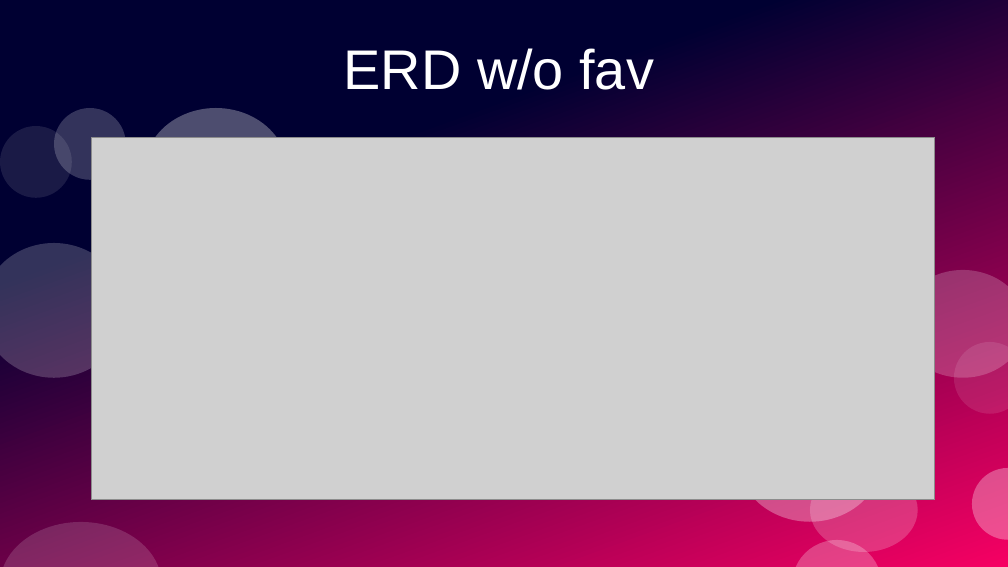
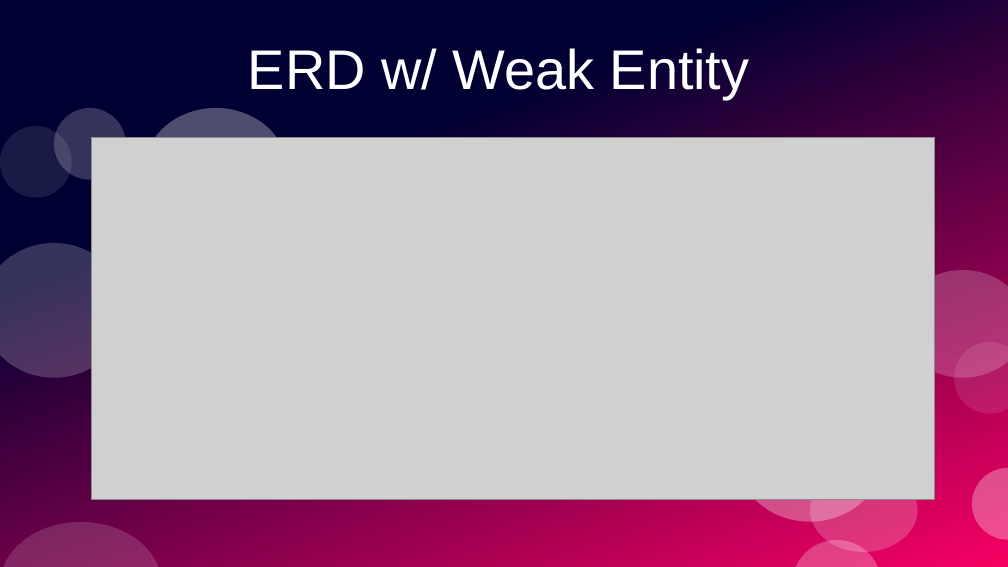
Before and after one commit to PrototypeProto/COP_4331_Small-Project, a slide deck: slide 14 of Pres.pptx (slide 9 before the commit). Drawn at 1008x567 pixels with LibreOffice and Linux fonts; fonts in the diff are those of the drawing; grey boxes stand for pictures. Boxes give left, top, right and bottom in pixels: in the first picture for what was removed or moved away, otherwise in the second. Text is boxed around its words. In the diff, an @@ line names an element or a change of style, - is before the commit and + after.

```diff
--- a/Pres.pptx
+++ b/Pres.pptx
@@ title at [248, 48, 750, 99]: text changed @@
-ERD w/o fav
+ERD w/ Weak Entity
```
Also in this commit, not shown: 11 other slides changed, 7 slides added, 1 slide removed.
